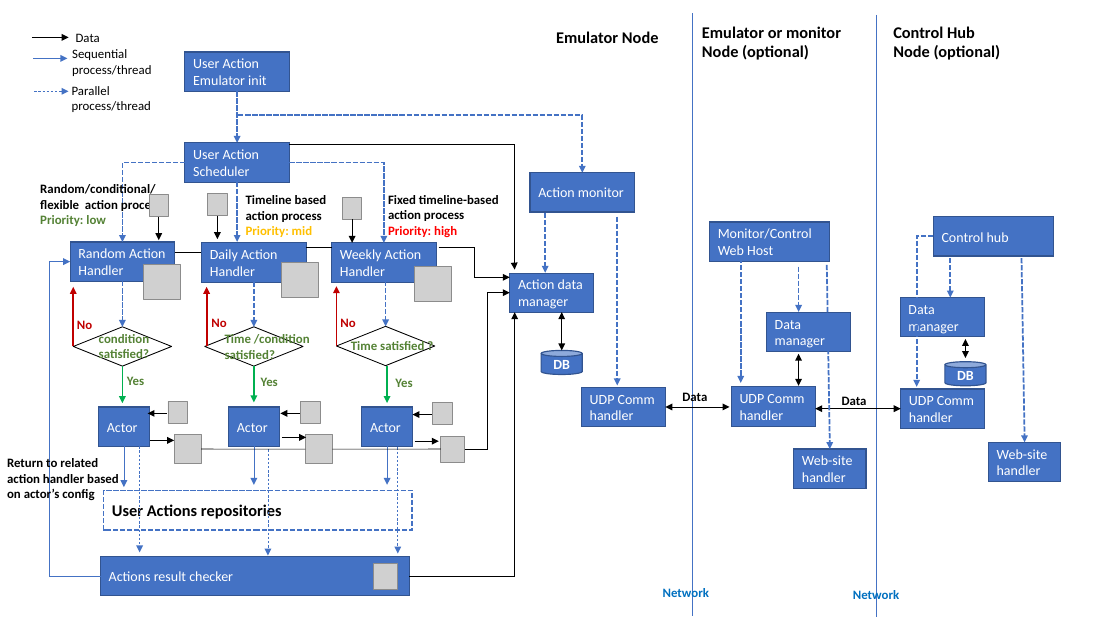
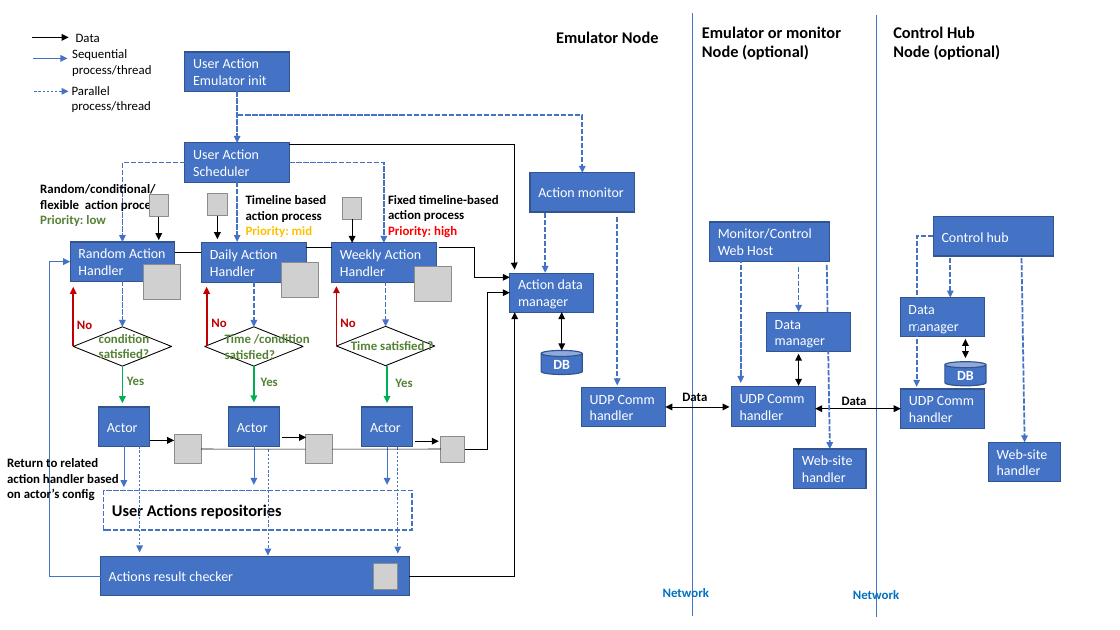
Before and after one commit to LiuYuancheng/Cluster_User_Emulation_System, a slide deck: slide 13 of doc/designDoc.pptx. Drawn at 1120x630 pixels with LibreOffice and Linux fonts; fonts in the diff are those of the drawing; grey boxes stand for pictures. Boxes give left, top, right and bottom in pixels: in the first picture for what was removed or moved away, otherwise in the second. Text is boxed around its words. In the diff, an @@ line names an element or a change of style, - is before the commit and + after.

```diff
--- a/doc/designDoc.pptx
+++ b/doc/designDoc.pptx
@@ arrow removed from (167, 413) to (148, 413) @@
@@ picture removed at <box>168,402,187,423</box> @@
@@ arrow removed from (300, 413) to (281, 413) @@
@@ picture removed at <box>301,402,320,423</box> @@
@@ arrow removed from (432, 415) to (413, 415) @@
@@ picture removed at <box>433,402,452,424</box> @@
```
Also in this commit, not shown: 1 slide added, 1 other file.
